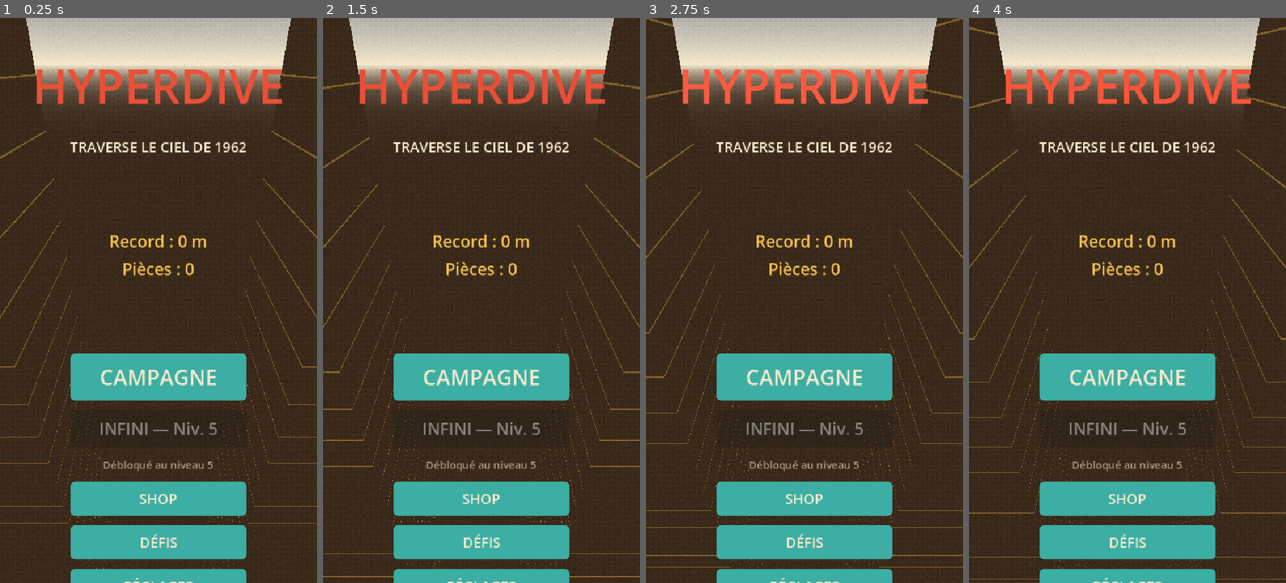
Above: before the commit, frames 1-4 (left to right).
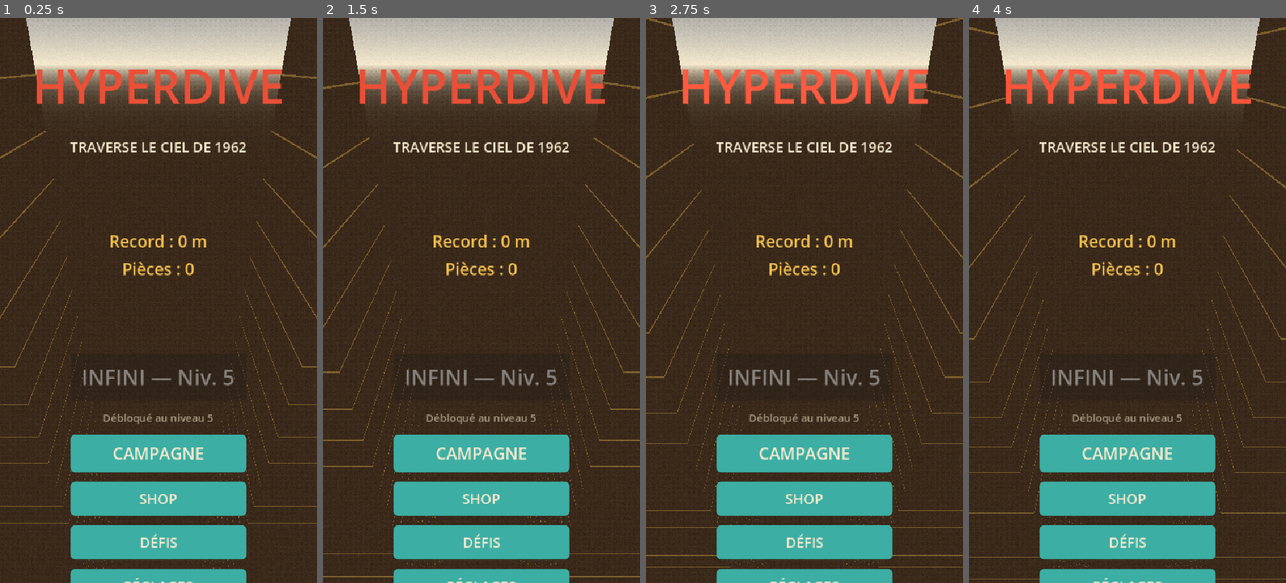
Above: after the commit, the same moments.

Repository: quvntvn/Hyperdive
Game: Godot game, scene res://scenes/ui/main_menu.tscn
The game is run twice, just before and just after one commit, with the same random seed, the same clock (stepped at 60 frames per second) and the same inputs.
Inputs (mouse positions are in pixels of both pictures, inside the frame that each line leads up to):
- Up to frame 1 (0.25 s): no input
- Up to frame 2 (1.5 s): click "CAMPAGNE" at 0.5 s; click "MENU" at 1.25 s
- Up to frame 3 (2.75 s): tap Enter at 2 s; move the mouse to (874, 272) at 2.02 s; hold D (move_right) from 2.03 s (still down); tap 1 at 2.1 s; click (874, 272) at 2.17 s
- Up to frame 4 (4 s): release D (move_right) at 2.75 s; drag from (1064, 328) to (1111, 413) at 2.77 s; move the mouse to (1159, 176) at 3.52 s; hold D (move_right) from 3.53 s (still down); tap 3 at 3.6 s

The runs differ from the first frame. In frame 1, 9.0% of the frame differs, in the area x 22-78%, y 59-81%; in frame 2, 9.0%; in frame 3, 9.0%; in frame 4, 9.0%.

Commit message:
tune(ui): inversion de l'ordre CAMPAGNE/INFINI dans le menu
Co-Authored-By: Claude Sonnet 4.6 <noreply@anthropic.com>

Diff:
--- a/hyperdive/scenes/ui/main_menu.tscn
+++ b/hyperdive/scenes/ui/main_menu.tscn
@@ -104,20 +104,13 @@
 [node name="ButtonsContainer" type="VBoxContainer" parent="MenuUI/Screen/Layout"]
 theme_override_constants/separation = 16
 
-[node name="CampagneButton" type="Button" parent="MenuUI/Screen/Layout/ButtonsContainer"]
+[node name="JouerButton" type="Button" parent="MenuUI/Screen/Layout/ButtonsContainer"]
 unique_name_in_owner = true
 custom_minimum_size = Vector2(300, 80)
 size_flags_horizontal = 4
-text = "CAMPAGNE"
-theme_override_font_sizes/font_size = 36
-
-[node name="JouerButton" type="Button" parent="MenuUI/Screen/Layout/ButtonsContainer"]
-unique_name_in_owner = true
-custom_minimum_size = Vector2(300, 64)
-size_flags_horizontal = 4
 text = "INFINI — Niv. 5"
 disabled = true
-theme_override_font_sizes/font_size = 28
+theme_override_font_sizes/font_size = 36
 
 [node name="InfiniLockedLabel" type="Label" parent="MenuUI/Screen/Layout/ButtonsContainer"]
 unique_name_in_owner = true
@@ -125,6 +118,13 @@
 horizontal_alignment = 1
 theme_override_font_sizes/font_size = 18
 theme_override_colors/font_color = Color(0.957, 0.914, 0.804, 0.6)
+
+[node name="CampagneButton" type="Button" parent="MenuUI/Screen/Layout/ButtonsContainer"]
+unique_name_in_owner = true
+custom_minimum_size = Vector2(300, 64)
+size_flags_horizontal = 4
+text = "CAMPAGNE"
+theme_override_font_sizes/font_size = 28
 
 [node name="ShopButton" type="Button" parent="MenuUI/Screen/Layout/ButtonsContainer"]
 unique_name_in_owner = true
